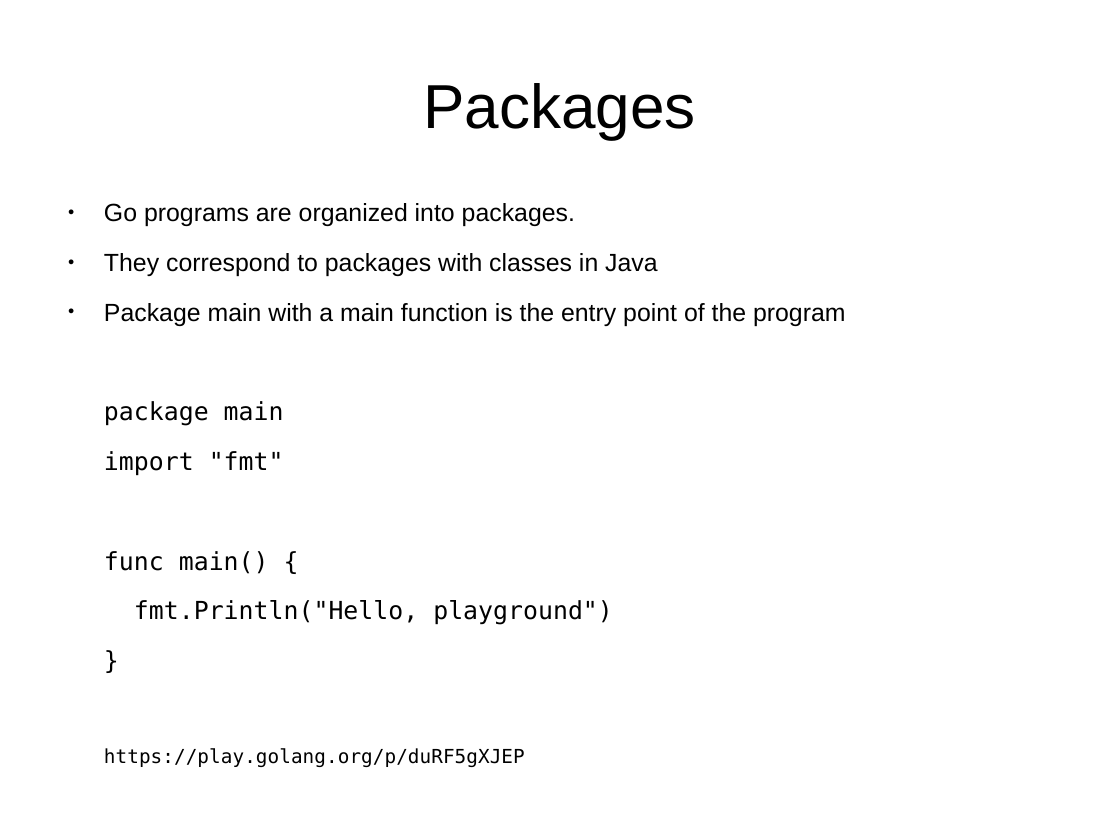
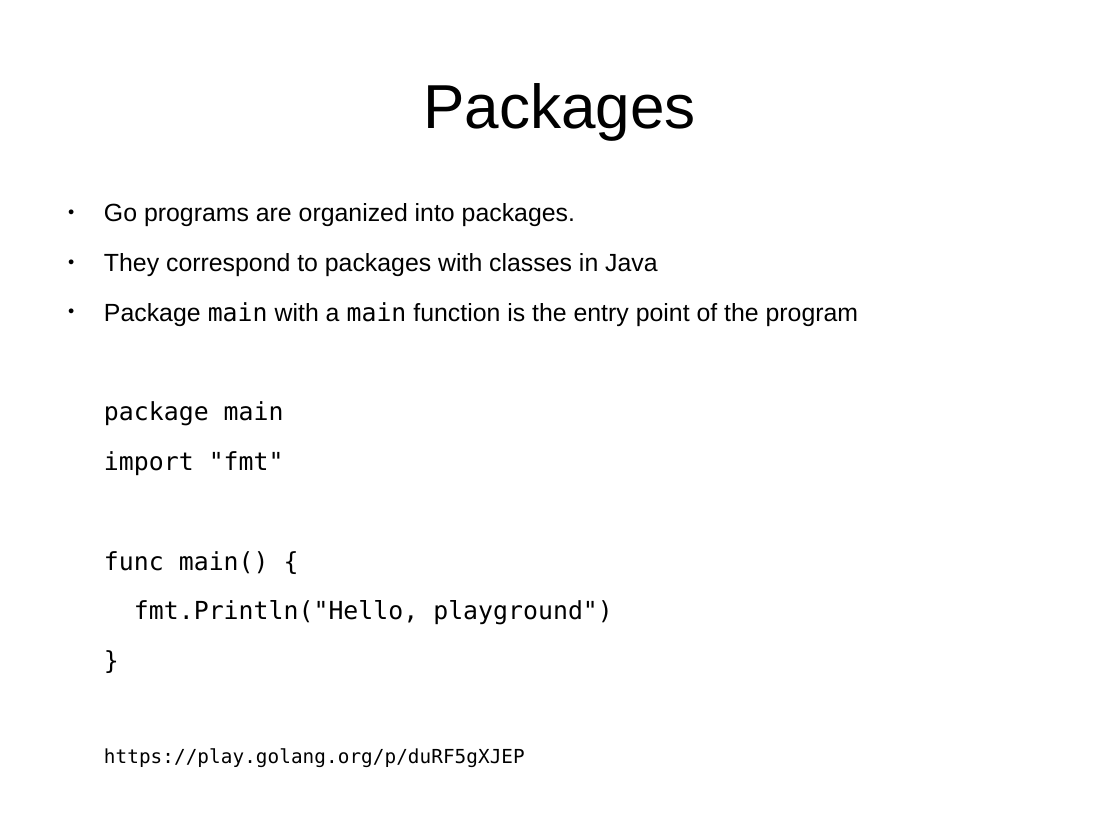
Before and after one commit to laszlocsontos/talks, a slide deck: slide 7 of golang_for_java_dev/go_for_java_dev.odp. Drawn at 1120x840 pixels with LibreOffice and Linux fonts; fonts in the diff are those of the drawing. Boxes give left, top, right and bottom in pixels: in the first picture for what was removed or moved away, otherwise in the second. Text is boxed around its words. In the diff, an @@ line names an element or a change of style, - is before the commit and + after.

```diff
--- a/golang_for_java_dev/go_for_java_dev.odp
+++ b/golang_for_java_dev/go_for_java_dev.odp
@@ text at (104,302,859,326): font Arial to DejaVu Sans Mono in "main main" @@
```
Also in this commit, not shown: 6 other slides changed, 1 other file.
